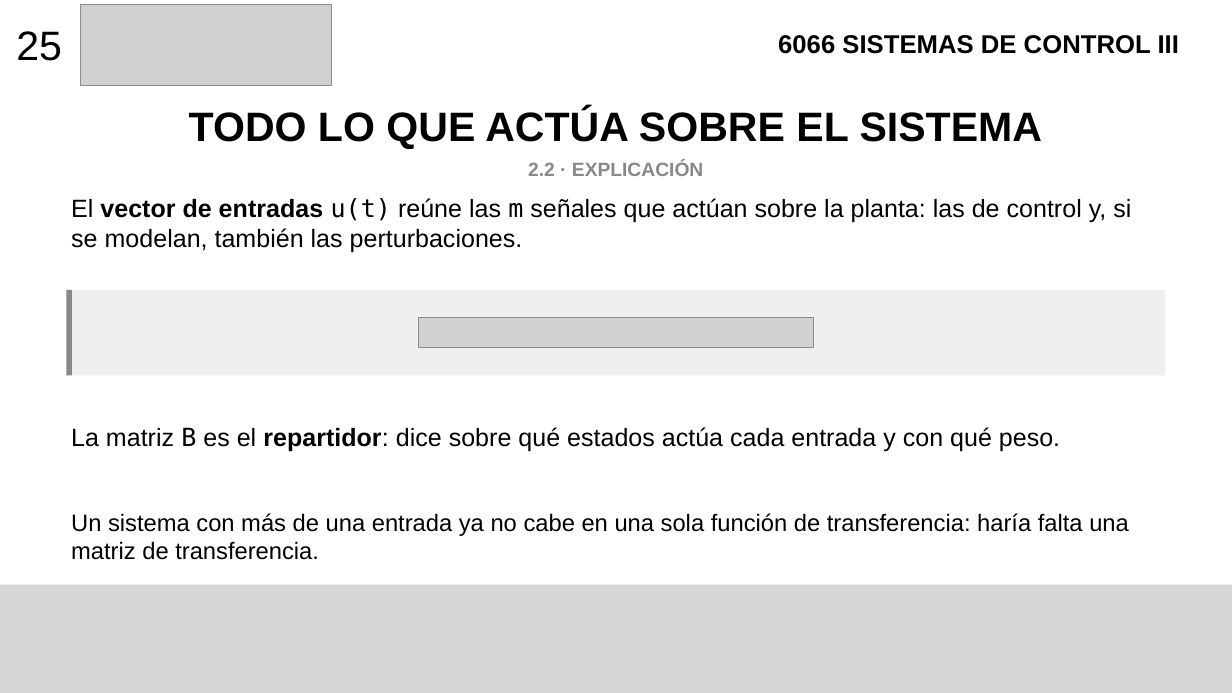
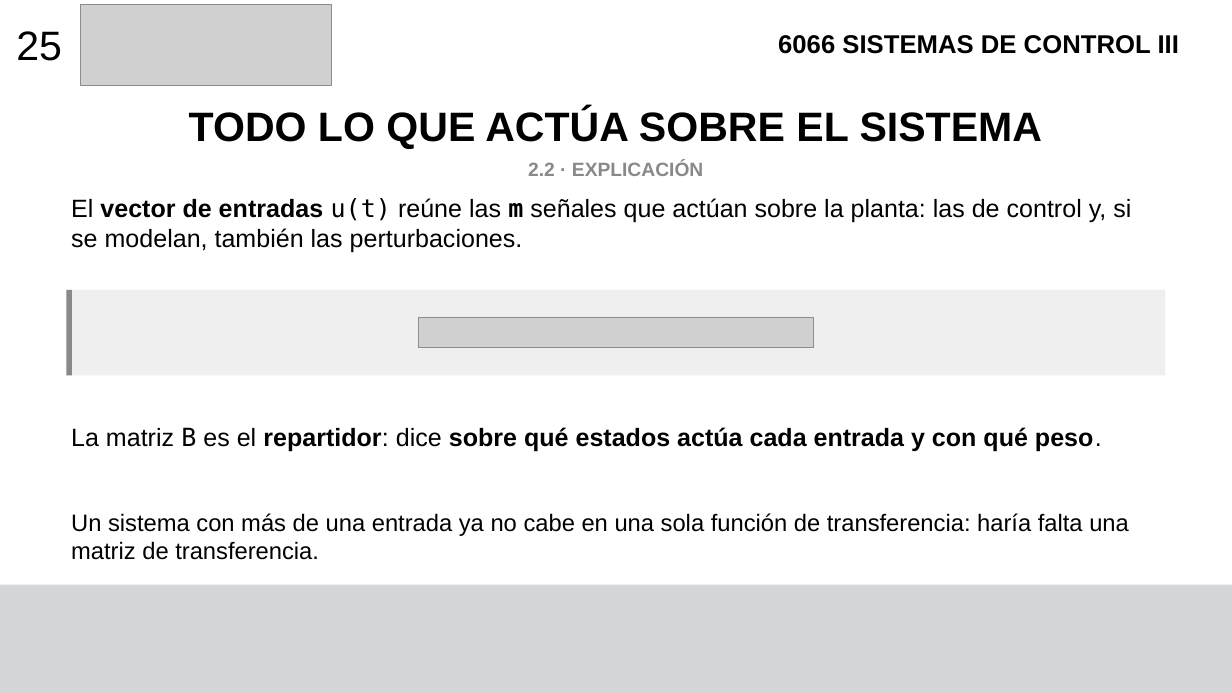
Before and after one commit to F4bian1012/Sistemas-de-Control-III, a slide deck: slide 27 of Semana_2_Clasificacion_de_sistemas/Introduccion al espacio de estados.pptx (slide 25 before the commit). Drawn at 1232x693 pixels with LibreOffice and Linux fonts; fonts in the diff are those of the drawing; grey boxes stand for pictures. Boxes give left, top, right and bottom in pixels: in the first picture for what was removed or moved away, otherwise in the second. Text is boxed around its words. In the diff, an @@ line names an element or a change of style, - is before the commit and + after.

Commit message:
Nuevas actualizaciones en Introduccion al espacio de estados

```diff
--- a/Semana_2_Clasificacion_de_sistemas/Introduccion al espacio de estados.pptx
+++ b/Semana_2_Clasificacion_de_sistemas/Introduccion al espacio de estados.pptx
@@ text "La matriz B es el ..." at (x1=71, y1=427, x2=1102, y2=452): bold on in "sobre qué estados actúa cada entrada y ..." @@
```
Also in this commit, not shown: 12 other slides changed, 3 slides added.
